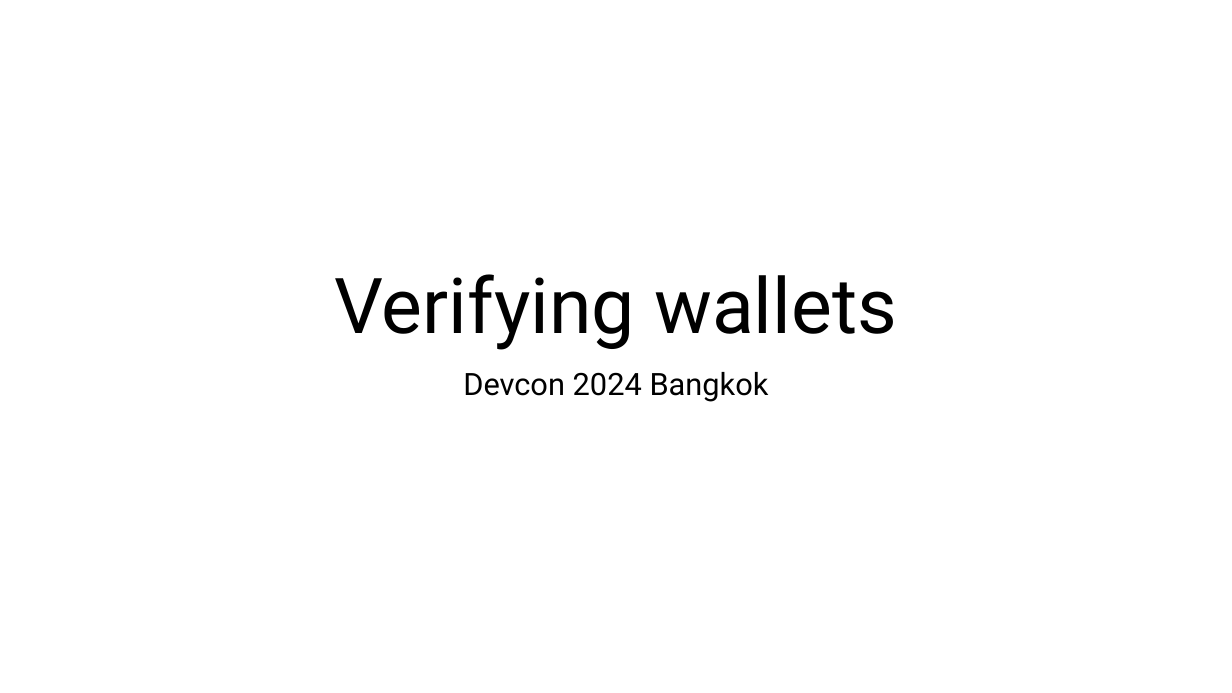
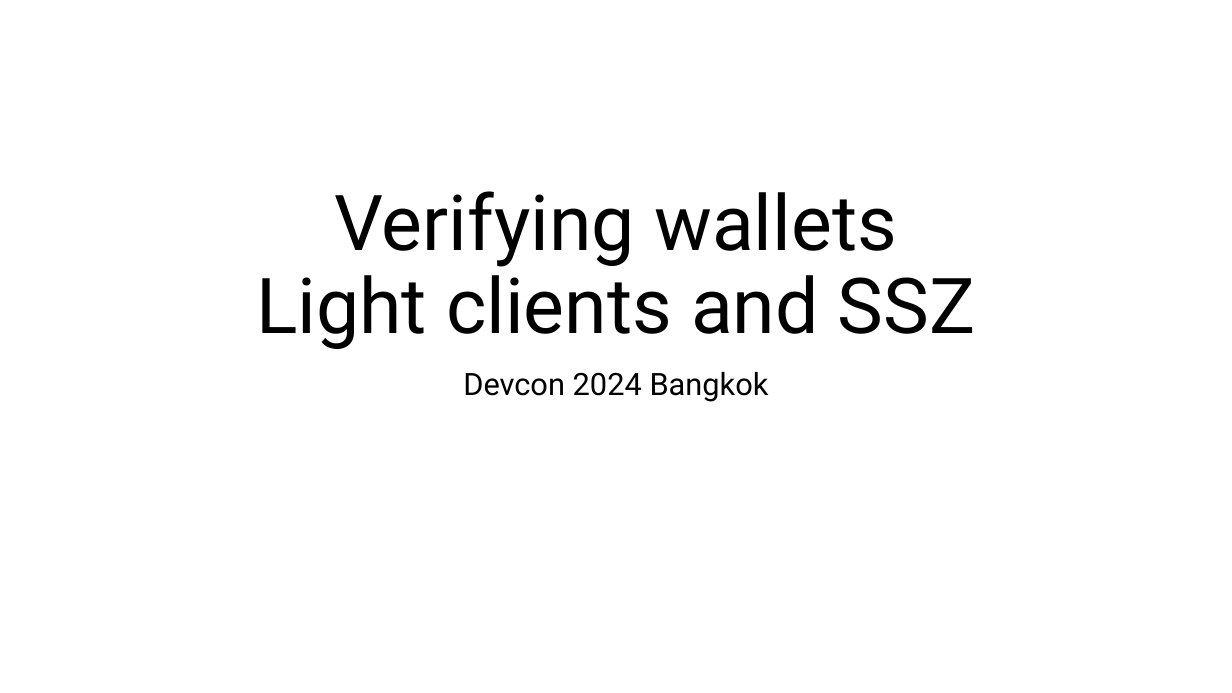
Before and after one commit to etan-status/purified-web3, a slide deck: slide 1 of slides.pptx. Drawn at 1232x693 pixels with LibreOffice and Linux fonts; fonts in the diff are those of the drawing. Boxes give left, top, right and bottom in pixels: in the first picture for what was removed or moved away, otherwise in the second. Text is boxed around its words. In the diff, an @@ line names an element or a change of style, - is before the commit and + after.

Commit message:
Update slide title to include light clients / ssz

```diff
--- a/slides.pptx
+++ b/slides.pptx
@@ title at (256, 191, 975, 349): text changed @@
-Verifying wallets
+Verifying wallets
+Light clients and SSZ
```
Also in this commit, not shown: 1 other file.
